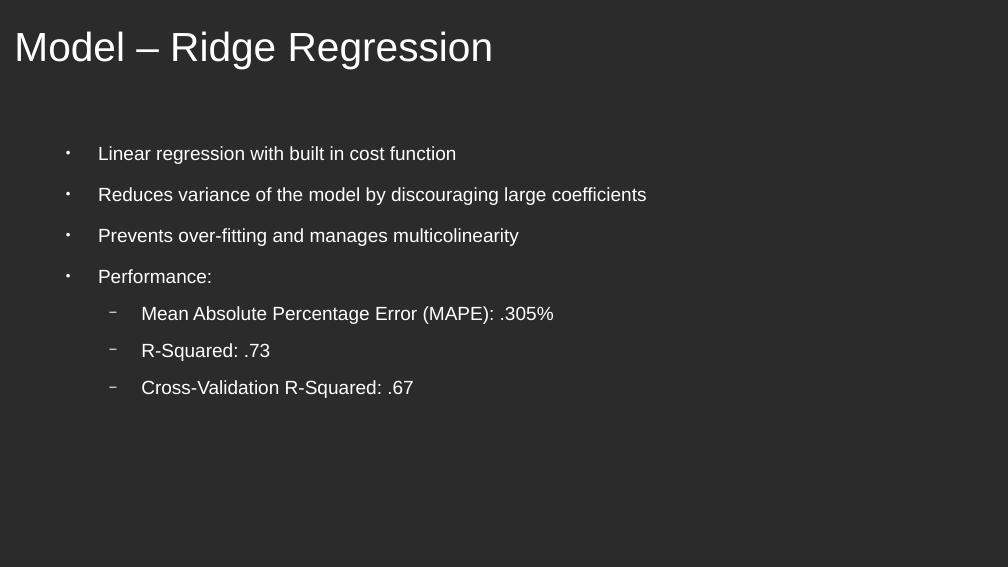
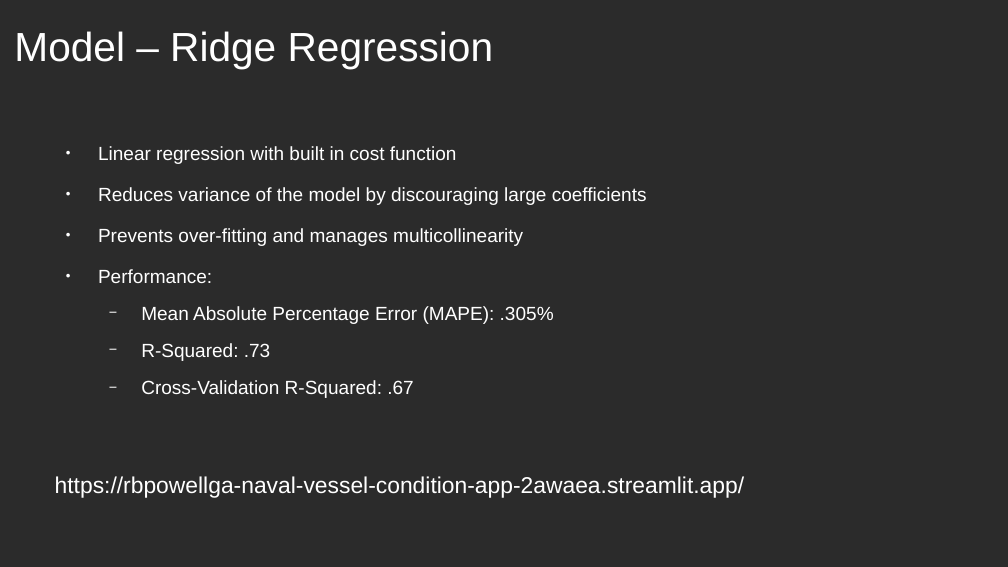
Before and after one commit to rbpowellGA/naval_vessel_condition, a slide deck: slide 3 of notebooks/model_presentation.odp. Drawn at 1008x567 pixels with LibreOffice and Linux fonts; fonts in the diff are those of the drawing; background and template pictures are left out; a plain dark background stands for a picture behind light text. Boxes give left, top, right and bottom in pixels: in the first picture for what was removed or moved away, otherwise in the second. Text is boxed around its words. In the diff, an @@ line names an element or a change of style, - is before the commit and + after.

```diff
--- a/notebooks/model_presentation.odp
+++ b/notebooks/model_presentation.odp
@@ text at (98,228,523,246): text changed @@
-● Prevents over-fitting and manages multicolinearity
+● Prevents over-fitting and manages multicollinearity
@@ text added at (55,476,744,498), 18 pt, text #FFFFFF @@
+https://rbpowellga-naval-vessel-condition-app-2awaea.streamlit.app/
```
Also in this commit, not shown: 2 other files.
